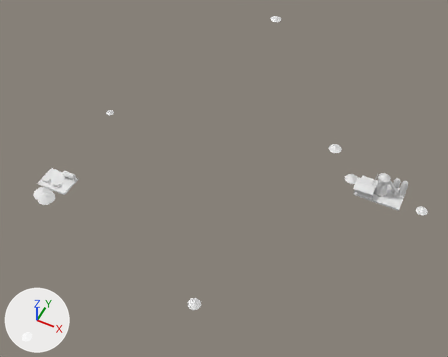
An edit to the FBX model Assets/Art/KayseriIsland/Models/Iron/Phase1/Theme_P1.fbx, drawn before and after from the same camera.
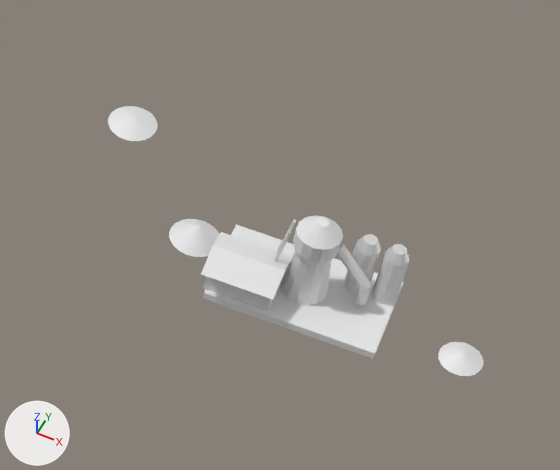
The first picture shows the older version from a camera (50 mm lens) standing at (148.0, -274.0, 353.0) and looking at (10.0, 2.0, 8.0). The close-ups show the older and then the newer version on the part from 67% to 100% of the width and 33% to 67% of the height of that picture. Only the edits that show in the close-ups are written down. Every picture has the same lights, and +X, +Y and +Z are marked at lower left. Vertices at exactly the same position are counted once.

The first close-up shows 'Theme.BlastFurnace', 'Theme.BurdenStock', 'Theme.Outcrop2', 'Theme.Outcrop4'.
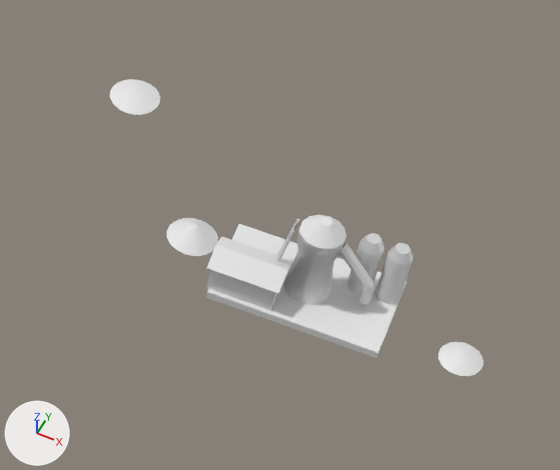
Boxes (x1, y1, x2, y2) around the edits, measured in the close-ups (560 x 470 px; the box of a moved part takes in the faces that stretch with it):
'Theme.BlastFurnace', reshaped, moved
    before: (201, 215, 410, 359)
    after: (206, 215, 413, 358)
'Theme.Outcrop2', moved
    before: (108, 106, 158, 141)
    after: (110, 79, 160, 115)
'Theme.BurdenStock', moved
    before: (169, 219, 219, 257)
    after: (167, 218, 218, 256)
part 1 of me_theme_blastfurnace_001, moved or reshaped
    before: (201, 232, 292, 300)
    after: (207, 237, 293, 293)
part 2 of me_theme_blastfurnace_001, shading changed
    both: (206, 215, 410, 357)

Edits to the bpy script that builds the scene:
```text
Change me_theme_blastfurnace_001:
    used by ob_theme_blastfurnace; location = (0.0, 0.0, 0.0)
    remove me_theme_blastfurnace_001.from_pydata(...)  # 266 vertices, 524 faces; spans x 99.8..135.0, y 32.9..54.0, z 2.6..23.2
    add me_theme_blastfurnace_001.from_pydata(...)  # 266 vertices, 524 faces; spans x 99.8..135.0, y 34.0..54.0, z 2.6..23.2
    me_theme_blastfurnace_001 part 1: the loose piece of 6 vertices spanning x 99.8..114.2, y 32.9..45.1, z 10.2..12.4 is scaled about its middle by (1, 0.754, 1)
    me_theme_blastfurnace_001 part 2: all faces are now shaded smooth (524 of 524 changed)
Change ob_theme_outcrop2:
    ob_theme_outcrop2.location: (72.0, 76.0, -0.3) -> (72.0, 73.5, 9.8)
Change ob_theme_burdenstock:
    ob_theme_burdenstock.location: (95.0, 46.0, 5.3) -> (94.5, 46.0, 5.3)
Change ob_theme_blastfurnace:
    ob_theme_blastfurnace.location: (0.0, 0.0, 0.0) -> (0.5, 0.5, 0.0)
```
